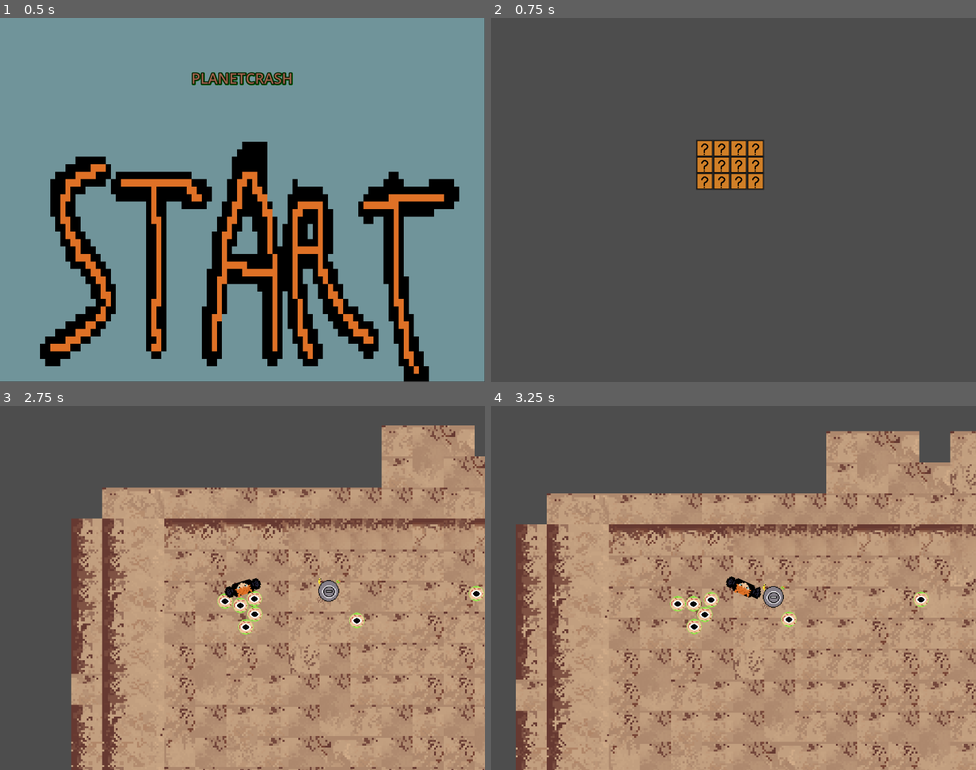
Above: before the commit, frames 1-4 (two rows, left to right).
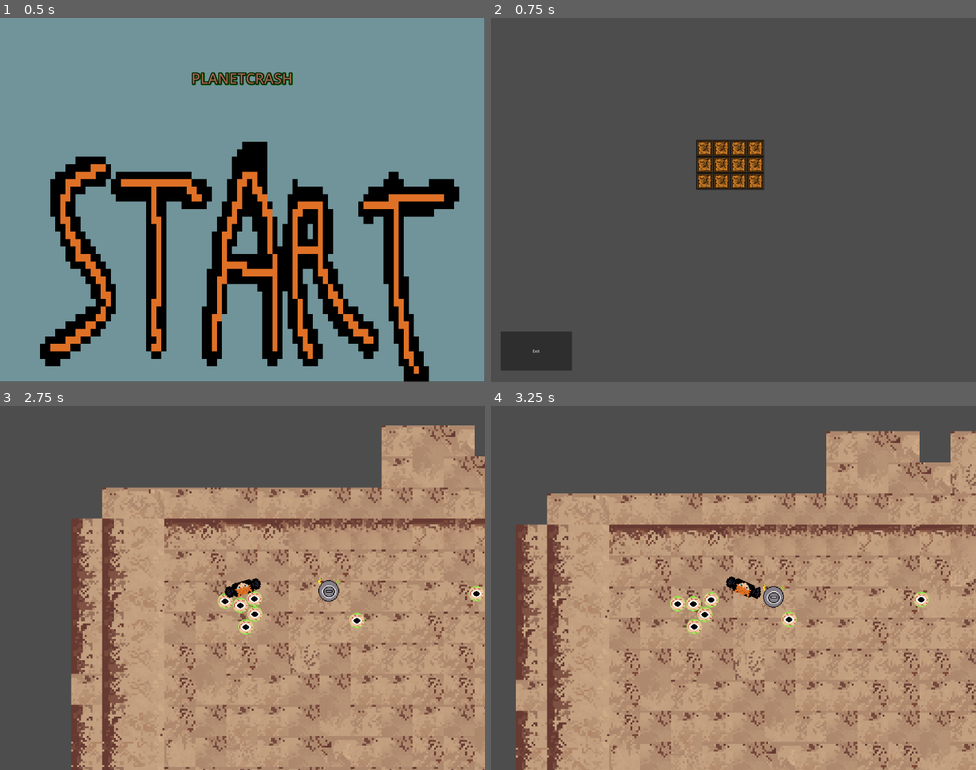
Above: after the commit, the same moments.

Repository: Hanover-CS/HC24-Max-Bowe-Senior-Project
Game: Godot game, scene res://Scenes/main_menu.tscn
The game is run twice, just before and just after one commit, with the same random seed, the same clock (stepped at 60 frames per second) and the same inputs.
Inputs (mouse positions are in pixels of both pictures, inside the frame that each line leads up to):
- Up to frame 1 (0.5 s): no input
- Up to frame 2 (0.75 s): tap Enter at 0.5 s; move the mouse to (840, 181) at 0.52 s; hold D (right) from 0.53 s (still down); click (840, 181) at 0.6 s
- Up to frame 3 (2.75 s): release D (right) at 1.25 s; click (213, 537) at 1.27 s; drag from (145, 606) to (237, 573) at 2.02 s
- Up to frame 4 (3.25 s): move the mouse to (782, 507) at 2.77 s; hold D (right) from 2.78 s (still down); hold Shift from 2.78 s (still down); click (782, 507) at 3.05 s

Frame 1 is identical in both runs. In frame 2, 2.7% of the frame differs, in the area x 2-56%, y 33-97%; in frame 3, 0.4%; in frame 4, 1.8%.

Commit message:
added more tile icons and changed certain scripts to make tests work

Diff:
--- a/project/Characters/Enemy/enemy_eye.gd
+++ b/project/Characters/Enemy/enemy_eye.gd
@@ -12,31 +12,44 @@
 
 var speed = 50
 
+# ready method, assigns eye animations and sets blinking timer randomly
+
 func _ready():
 	animations = $EyeSprite
+	$BlinkAnimationTimer.wait_time = randi_range(3,5)
+
+# physics process, sets eye character body to follow player body when
+# the player enters its sight bubble
 
 func _physics_process(delta):
 	if player_chase:
 		move_and_collide(((player.position - position)/speed))
 
+# process function, run every few milliseconds
 
 func _process(delta):
 	damage_enemy()
 
-
+# used to identify eye enemy body vs. other foreign bodies
 
 func enemy_eye():
 	pass
 
+# called when a body enters its hitbox, will check if player, if so,
+# player_in_range is marked true
 
 func _on_eye_hitbox_body_entered(body):
 	if body.has_method('player'):
 		player_in_range = true
 
+# called when a body exits its hitbox, will check if player, if so,
+# player_in_range is marked false
 
 func _on_eye_hitbox_body_exited(body):
 	if body.has_method('player'):
 		player_in_range = false
+
+# handles damage dealt by player, has a cooldown on how often player can damage enemy
 
 func damage_enemy():
 	if player_in_range and global.player_attacking and can_take_damage:
@@ -48,25 +61,29 @@
 		self.queue_free()
 
 
+# run when the damage cooldown ends
 
 func _on_damage_cooldown_timeout():
 	can_take_damage = true
 
+# run when player enters the enemy's sight bubble
 
 func _on_sight_bubble_body_entered(body):
 	if body.has_method('player'):
 		player = body
 		player_chase = true
 
+# run when player exits the enemy's sight bubble
+
 func _on_sight_bubble_body_exited(body):
 	if body.has_method('player'):
 		player = null
 		player_chase = false
 
+# runs when blink animation timer ends, will play default and blinking animations every other time
 
 func _on_blink_animation_timer_timeout():
 	if blinking:
-		print("blinking")
 		animations.play("blink")
 		$BlinkAnimationTimer.start()
 		blinking = false
--- a/project/Characters/Player/player.gd
+++ b/project/Characters/Player/player.gd
@@ -6,9 +6,18 @@
 var player_alive = true
 var attacking = false
 var animations
+var enemyAttackCooldown: Timer
+var playerAttackCooldown: Timer
+
 
 func _ready():
 	animations = $PlayerSprite
+
+	createEnemyTimer()
+
+	createPlayerTimer()
+
+# standard process, handles movement and attack logic
 
 func _process(delta):
 	var direction = Input.get_vector("left", "right", "up", "down")
@@ -54,7 +63,7 @@
 	if Input.is_action_just_pressed("player_melee"):
 		global.player_attacking = true
 		attacking = true
-		$PlayerAttackCooldown.start()
+		playerAttackCooldown.start()
 
 # checks to see if an enemy can attack the player
 
@@ -63,7 +72,7 @@
 		health = health - 20
 		print("player took damage")
 		enemy_attack_cooldown = false
-		$EnemyAttackCooldown.start()
+		enemyAttackCooldown.start()
 		print(health)
 
 # runs when the enemy's attack cooldown ends
@@ -76,3 +85,16 @@
 func _on_player_attack_cooldown_timeout():
 	global.player_attacking = false
 	attacking = false
+
+# both of the following functions start attack cooldown timers
+func createEnemyTimer():
+	enemyAttackCooldown = Timer.new()
+	enemyAttackCooldown.wait_time = 0.85
+	add_child(enemyAttackCooldown)
+	enemyAttackCooldown.timeout.connect(_on_enemy_attack_cooldown_timeout)
+
+func createPlayerTimer():
+	playerAttackCooldown = Timer.new()
+	playerAttackCooldown.wait_time = 0.75
+	add_child(playerAttackCooldown)
+	playerAttackCooldown.timeout.connect(_on_player_attack_cooldown_timeout)
--- a/project/Characters/Player/player.tscn
+++ b/project/Characters/Player/player.tscn
@@ -27,10 +27,6 @@
 [node name="PlayerCollisionBox" type="CollisionShape2D" parent="."]
 shape = SubResource("CapsuleShape2D_qbdd5")
 
-[node name="EnemyAttackCooldown" type="Timer" parent="."]
-wait_time = 0.85
-one_shot = true
-
 [node name="AttackBox" type="Area2D" parent="."]
 monitoring = false
 script = ExtResource("3_0itig")
@@ -44,11 +40,5 @@
 [node name="CollisionShape2D" type="CollisionShape2D" parent="PlayerHitbox"]
 shape = SubResource("CapsuleShape2D_eh60l")
 
-[node name="PlayerAttackCooldown" type="Timer" parent="."]
-wait_time = 0.75
-one_shot = true
-
-[connection signal="timeout" from="EnemyAttackCooldown" to="." method="_on_enemy_attack_cooldown_timeout"]
 [connection signal="body_entered" from="PlayerHitbox" to="." method="_on_player_hitbox_body_entered"]
 [connection signal="body_exited" from="PlayerHitbox" to="." method="_on_player_hitbox_body_exited"]
-[connection signal="timeout" from="PlayerAttackCooldown" to="." method="_on_player_attack_cooldown_timeout"]
--- a/project/Scenes/fight_scene.gd
+++ b/project/Scenes/fight_scene.gd
@@ -11,8 +11,15 @@
 
 
 # spawns enemies in a random position in the 2D space
+
 func spawn_enemies():
 	for i in range(num_enemies):
 		var newEyeEnemy = eye_enemy.instantiate()
 		newEyeEnemy.position = Vector2(randi_range(20, 1000), randi_range(20, 1000))
 		add_child(newEyeEnemy)
+
+
+# exit body for testing scene switch
+
+func _on_exit_box_body_entered(body):
+	custom_scene_manager.SwitchScene("tile_selector")
--- a/project/Scenes/fight_scene.tscn
+++ b/project/Scenes/fight_scene.tscn
@@ -1,10 +1,11 @@
-[gd_scene load_steps=9 format=3 uid="uid://bxoenod24woiu"]
+[gd_scene load_steps=10 format=3 uid="uid://bxoenod24woiu"]
 
 [ext_resource type="Texture2D" uid="uid://do6g64qcinv2k" path="res://graphics/ground_tiles.png" id="1_8ulpx"]
 [ext_resource type="Script" path="res://Scenes/fight_scene.gd" id="1_uq82d"]
 [ext_resource type="PackedScene" uid="uid://dvt1burcnk2jb" path="res://Characters/Player/player.tscn" id="2_doovv"]
 [ext_resource type="PackedScene" uid="uid://cyse6358y3uxq" path="res://Characters/Enemy/enemy_eye.tscn" id="5_7ckfi"]
 [ext_resource type="PackedScene" uid="uid://vpydpt1phtmd" path="res://Scenes/trashcan.tscn" id="6_mpgcq"]
+[ext_resource type="PackedScene" uid="uid://c022anm0y0eqv" path="res://objects/exit_box.tscn" id="7_x66wk"]
 [ext_resource type="AudioStream" uid="uid://4ftrrl31knme" path="res://audio/space_sounds.wav" id="8_1cvt8"]
 
 [sub_resource type="TileSetAtlasSource" id="TileSetAtlasSource_8dtex"]
@@ -62,3 +63,9 @@
 [node name="AudioStreamPlayer" type="AudioStreamPlayer" parent="."]
 stream = ExtResource("8_1cvt8")
 autoplay = true
+
+[node name="ExitBox" parent="." instance=ExtResource("7_x66wk")]
+position = Vector2(1038, 590)
+script = null
+
+[connection signal="body_entered" from="ExitBox" to="." method="_on_exit_box_body_entered"]
--- a/project/Scenes/main_menu.gd
+++ b/project/Scenes/main_menu.gd
@@ -1,8 +1,6 @@
 extends MarginContainer
 
 class_name CustomSceneManagerMainMenu
-
-signal remove_menu
 
 # Called when the node enters the scene tree for the first time.
 func _ready():
@@ -13,6 +11,7 @@
 func _process(delta):
 	pass
 
+# listens for input on the start button, starts tile_selector on input
 
 func _on_start_button_gui_input(event):
 	if event is InputEventMouseButton:
--- a/project/Scenes/tile_button.gd
+++ b/project/Scenes/tile_button.gd
@@ -3,16 +3,18 @@
 
 var fightScene = load("res://Scenes/main.tscn")
 
+signal _button_clicked(button)
+
 
 signal _scene_changed
 
+# receives a signal from it's child button on press, changes scenes based on signal
+
 func _on_button_button_up():
-	for i in global.tiles:
-			if(i == self):
-				i.set_meta("clicked", true)
+	emit_signal("_button_clicked", self)
 	if(get_meta("type") == "fight"):
 		custom_scene_manager.SwitchScene("fight_scene")
 	elif(get_meta("type") == "boss"):
-		pass
+		custom_scene_manager.SwitchScene("fight_scene")
 	else:
-		pass
+		custom_scene_manager.SwitchScene("fight_scene")
--- a/project/Scenes/tile_selector.tscn
+++ b/project/Scenes/tile_selector.tscn
@@ -21,7 +21,12 @@
 columns = 4
 script = ExtResource("1_4w7cp")
 
-[node name="SaveTimer" type="Timer" parent="CenterContainer/Tiles"]
-wait_time = 3.0
+[node name="Button" type="Button" parent="."]
+layout_mode = 0
+offset_left = 40.0
+offset_top = 1292.0
+offset_right = 334.0
+offset_bottom = 1453.0
+text = "Exit"
 
-[connection signal="timeout" from="CenterContainer/Tiles/SaveTimer" to="CenterContainer/Tiles" method="_on_save_timer_timeout"]
+[connection signal="pressed" from="Button" to="CenterContainer/Tiles" method="_on_button_pressed"]
--- a/project/Scenes/tiles.gd
+++ b/project/Scenes/tiles.gd
@@ -2,62 +2,86 @@
 
 var tile_button = load("res://Scenes/tile_button.tscn")
 
-const numFights = 7
-const numBoss = 1
-const numMystery = 4
-const numTiles = numFights + numBoss + numMystery
+var numFights = 7
+var numBoss = 1
+var numMystery = 4
+var numTiles = numFights + numBoss + numMystery
 
 var tiles = []
+var types = []
+var clickedStatus = []
 
 # Called when the node enters the scene tree for the first time.
 func _ready():
-	tiles = global.tiles
-	if(tiles.size() == 0):
-		populate_tiles_array()
+	types = global.types
+	if(types.size() == 0):
+		types = randomizeTypes()
+		createInitialClickStatus()
+	else:
+		clickedStatus = global.clickedStatus
+	populate_tiles_array()
 	populate_grid()
 	print("populated")
-	$SaveTimer.start()
-	global.tiles = tiles
 
+# populates an array of tiles(buttons), instantiating each and setting certain properties
 
 func populate_tiles_array():
-	print(tiles)
 	for i in range(numTiles):
 		var button = tile_button.instantiate()
-		button.get_child(0).icon = ResourceLoader.load("res://graphics/mystery-tile.png")
+		button.set_meta("type", types[i])
+		button.set_meta("clicked", clickedStatus[i])
+		setTypeIcon(button)
 		tiles.append(button)
-		button.set_meta("type", "fight")
+		button._button_clicked.connect(on_button_clicked)
+
+# adds buttons from the tiles array to the GridContainer titles "Tiles"
 
 func populate_grid():
 	for i in range(tiles.size()):
-		if(tiles[i].get_meta("clicked")):
-			tiles[i].get_child(0).icon = ResourceLoader.load("res://graphics/fight-tile.png")
 		add_child(tiles[i])
 
+# creates an array of types, organized randomly
+
 func randomizeTypes():
-	var types = []
-	var fight = numFights
-	var boss = numBoss
-	var mystery = numMystery
-#	for i in numTiles:
-#		if fight > 0 and boss > 0 and mystery > 0:
-#			var randomTile = randi_range(1, numTiles-i)
-#			if(randomTile > fight):
-#				if(randomTile > fight+1):
-#					types.append("mystery")
-#					mystery -= 1
-#				else:
-#					types.append("boss")
-#					boss -= 1
-#			else:
-#				types.append("fight")
-#				fight -= 1
-#		if fight == 0 and boss > 0 and mystery > 0:
-#			var randomTile = randi_range(1, numTiles-i)
-#			if(randomTile > boss):
-#				types.append("mystery")
-#				mystery -= 1
-#			else:
-#				types.append("boss")
-#				boss -= 1
+	for i in range(numFights):
+		types.append("fight")
+	for i in range(numBoss):
+		types.append("boss")
+	for i in range(numMystery):
+		types.append("mystery")
+	types.shuffle()
 	return types
+
+# sets all entries in the clickStatus array to false and assigns that array to the global array
+
+func createInitialClickStatus():
+	for i in numTiles:
+		clickedStatus.append("false")
+	global.clickedStatus = clickedStatus
+
+# sets a given tile's icon depending on type and whether it's revealed
+
+func setTypeIcon(button):
+	if button.get_meta("clicked") == "true":
+		match button.get_meta("type"):
+			"fight":
+				button.get_child(0).icon = ResourceLoader.load("res://graphics/fight-tile.png")
+			"mystery":
+				button.get_child(0).icon = ResourceLoader.load("res://graphics/mystery-tile.png")
+			"boss":
+				button.get_child(0).icon = ResourceLoader.load("res://graphics/boss-tile.png")
+	else:
+		button.get_child(0).icon = ResourceLoader.load("res://graphics/unexplored-tile.png")
+
+
+# records that a click has been made on a given tile when signalled
+
+func on_button_clicked(button):
+	var index = tiles.find(button)
+	clickedStatus[index] = "true"
+	global.clickedStatus = clickedStatus
+
+# listens for input from exit button, quits on press
+
+func _on_button_pressed():
+	custom_scene_manager.quitGame()
--- a/project/customscenemanager.gd
+++ b/project/customscenemanager.gd
@@ -1,4 +1,6 @@
 extends Node
+
+# handles scene changes
 
 class_name CustomSceneManager
 
@@ -6,24 +8,38 @@
 
 var currentSceneName : String = ""
 
+# starts the main(first) scene
+
 func _ready() -> void:
 	var mainScene : StringName = ProjectSettings.get_setting("application/run/main_scene")
 	currentSceneName = Scenes.find_key(mainScene)
 
-func addScene(sceneAlias : String, scenePath : String):
-	Scenes[sceneAlias] = scenePath
+# allows you to add a new scene to the scene list
 
-func removeScene(sceneAlias : String):
-	Scenes.erase(sceneAlias)
+func addScene(sceneName : String, scenePath : String):
+	Scenes[sceneName] = scenePath
 
-func SwitchScene(sceneAlias : String) -> void:
-	get_tree().change_scene_to_file(Scenes[sceneAlias])
+# remove a scene from the scene list
+
+func removeScene(sceneName : String):
+	Scenes.erase(sceneName)
+
+# standard method of switching scenes
+
+func SwitchScene(sceneName : String):
+	get_tree().change_scene_to_file(Scenes[sceneName])
+
+# restarts a scene, reloading entire tree
 
 func restartScene():
 	get_tree().reload_current_scene()
 
+# closes game
+
 func quitGame():
 	get_tree().quit()
 
-func getCurrentSceneAlias() -> String:
+# helper method for getting a scene's name
+
+func getCurrentSceneName() -> String:
 	return currentSceneName
--- a/project/global.gd
+++ b/project/global.gd
@@ -1,7 +1,11 @@
 extends Node
+
+# script used to store global values. Is autoloaded at launch as a singleton
 
 var player_attacking = false
 
 var fightScene = false
 
-var tiles = []
+var types = []
+
+var clickedStatus = []
--- a/project/test/unit/test_main_tests.gd
+++ b/project/test/unit/test_main_tests.gd
@@ -6,16 +6,19 @@
 
 func test_player():
 	_player = player.new()
+	add_child(_player)
 	_player.enemy_attack()
 
 	assert_eq(_player.health, 100, "health should not decrease")
 
 	_player.enemy_in_range = true
 	_player.enemy_attack()
-	assert_eq(player.health, 80, "player should take 20 damage")
+	assert_eq(_player.health, 80, "player should take 20 damage")
 
 func test_tiles_type_assignment():
 	var _tiles = tiles.new()
-	var types = _tiles.randomize_types()
+	_tiles.numFights = 2
+	_tiles.numTiles = 7
+	add_child(_tiles)
 
-	assert_eq(types, [])
+	assert_eq(_tiles.types.size(), 7, "the array should have 7 elements")
Binary file changed: project/graphics/boss-tile.png
Binary file added: project/graphics/unexplored-tile.png
Not shown, added: project/graphics/unexplored-tile.png.import
